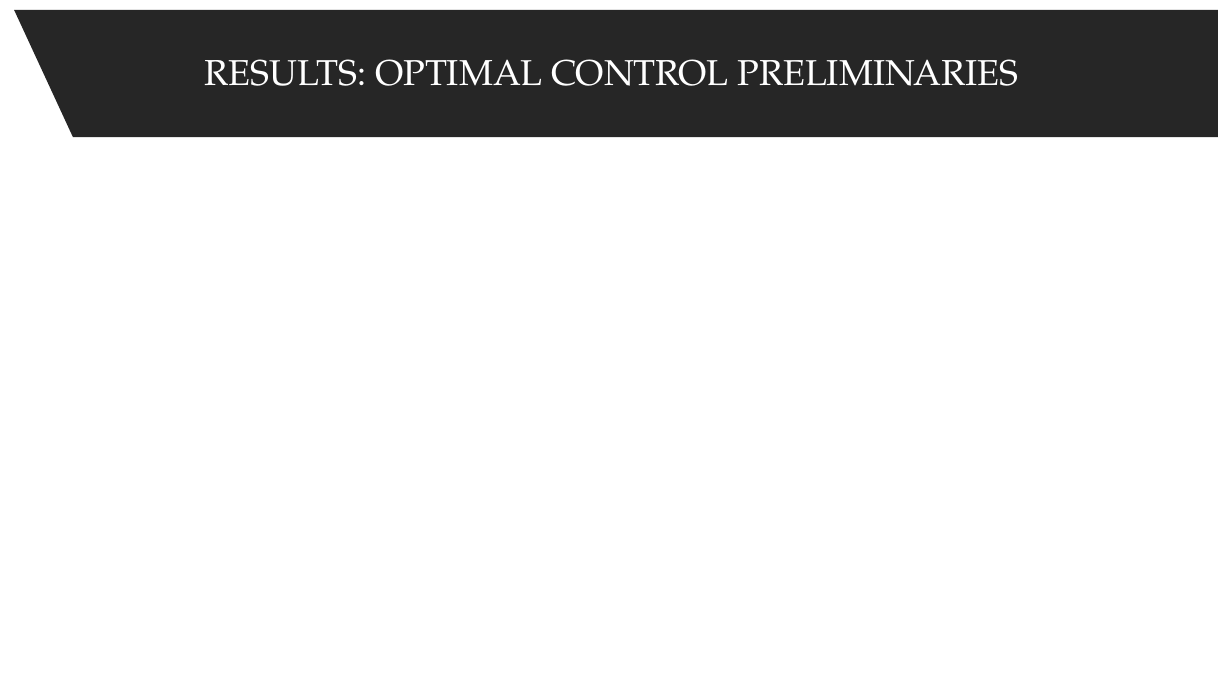
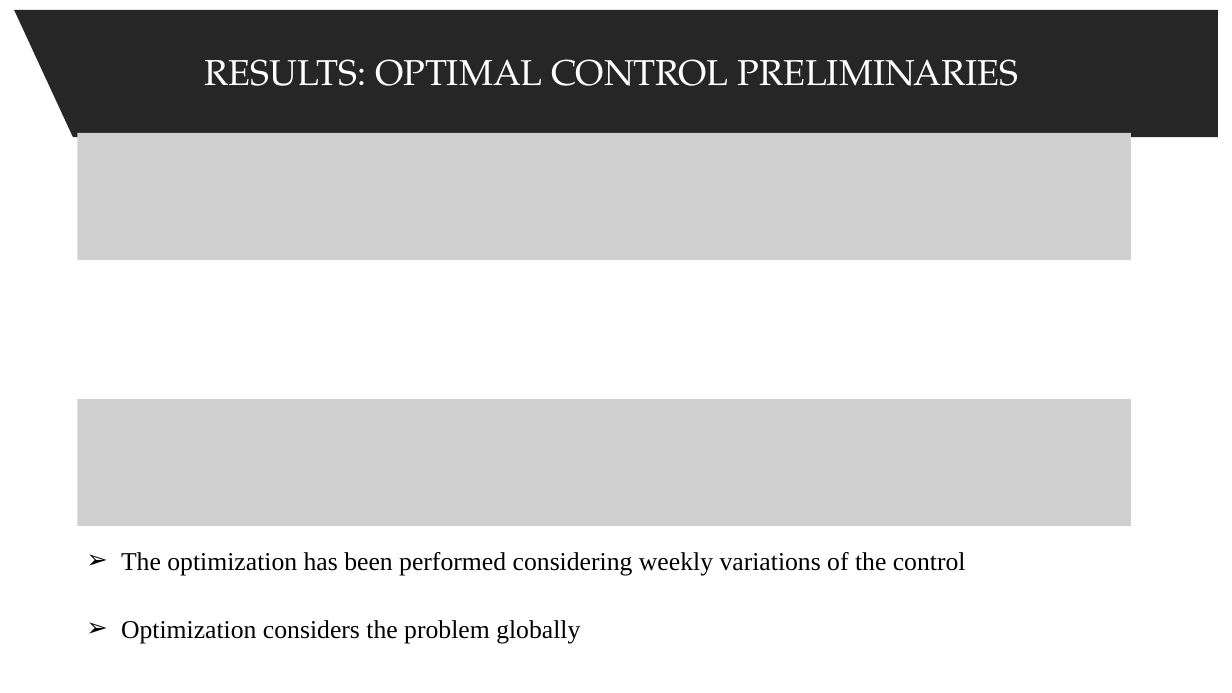
Before and after one commit to spbisc97/covid-optimal-control, a slide deck: slide 18 of Documents/Optimal control strategies to prevent the hospital beds collapse during COVID-19 outbreak.pptx. Drawn at 1232x693 pixels with LibreOffice and Linux fonts; fonts in the diff are those of the drawing; grey boxes stand for pictures. Boxes give left, top, right and bottom in pixels: in the first picture for what was removed or moved away, otherwise in the second. Text is boxed around its words. In the diff, an @@ line names an element or a change of style, - is before the commit and + after.

```diff
--- a/Documents/Optimal control strategies to prevent the hospital beds collapse during COVID-19 outbreak.pptx
+++ b/Documents/Optimal control strategies to prevent the hospital beds collapse during COVID-19 outbreak.pptx
@@ picture added at [78, 133, 1131, 261] @@
@@ picture added at [78, 399, 1131, 526] @@
@@ text added at [121, 552, 966, 575], 20 pt, text #000000 @@
+➢ The optimization has been performed considering weekly variations of the control
@@ text added at [121, 620, 580, 643], 20 pt, text #000000 @@
+➢ Optimization considers the problem globally
```
Also in this commit, not shown: 6 other slides changed.
